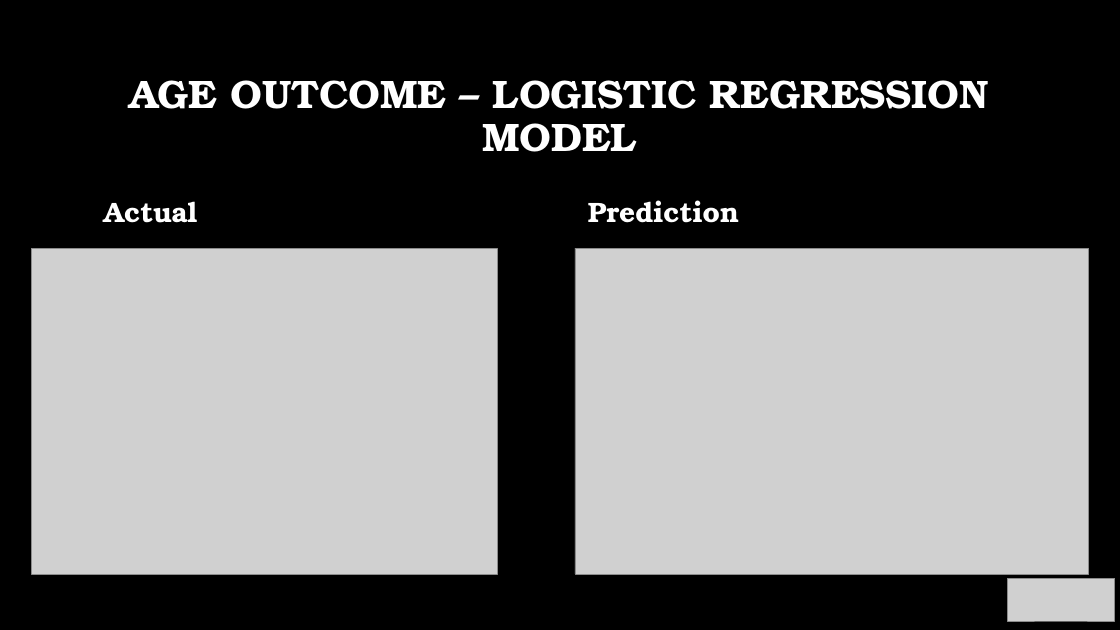
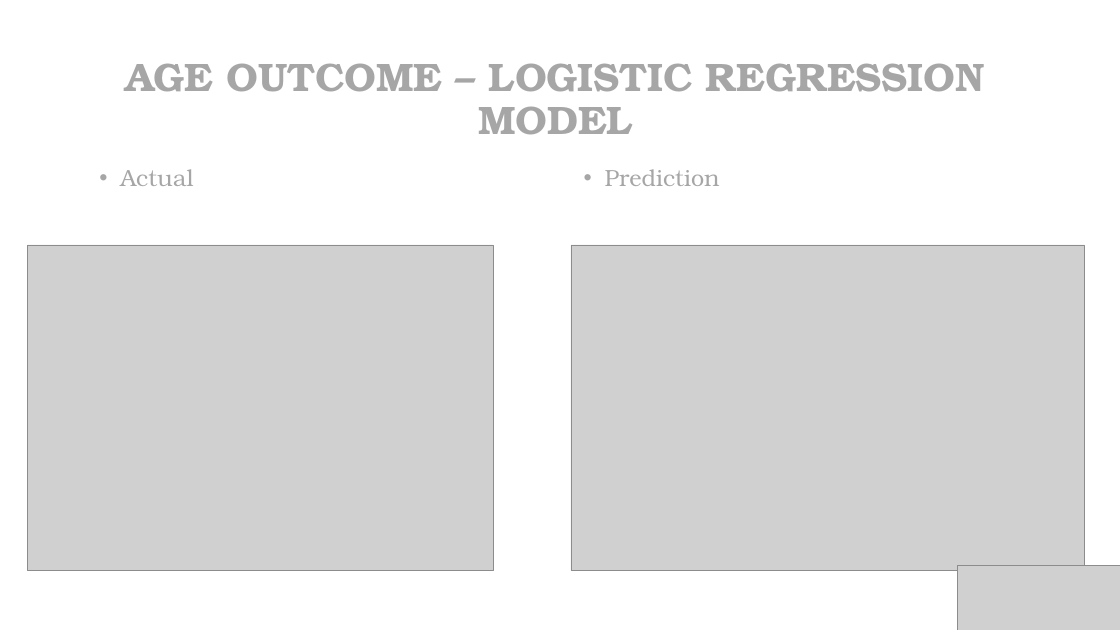
Before and after one commit to acollawn/Project_4, a slide deck: slide 13 of Predicting Diabetes.pptx. Drawn at 1120x630 pixels with LibreOffice and Linux fonts; fonts in the diff are those of the drawing; grey boxes stand for pictures; background and template pictures are left out. Boxes give left, top, right and bottom in pixels: in the first picture for what was removed or moved away, otherwise in the second. Text is boxed around its words. In the diff, an @@ line names an element or a change of style, - is before the commit and + after.

```diff
--- a/Predicting Diabetes.pptx
+++ b/Predicting Diabetes.pptx
@@ rectangle added at box(0, 0, 1120, 630), fill #FFFFFF, outline #FFFFFF 1.5 pt @@
@@ text "AGE OUTCOME – LOGISTIC REGRESSION ..." at box(126, 63, 985, 135): text colour #FFFFFF to #A6A6A6; vertical alignment middle to top @@
@@ text "Actual" at box(120, 169, 193, 186): size 24 to 20 pt, text colour #FFFFFF to #A6A6A6, bold off; bullet none to •; line spacing 1 to 1.2; vertical alignment bottom to top @@
@@ text "Prediction" at box(605, 169, 720, 186): size 24 to 20 pt, text colour #FFFFFF to #A6A6A6, bold off; bullet none to •; line spacing 1 to 1.2; vertical alignment bottom to top @@
@@ picture: place and size @@
-picture at box(31, 248, 497, 574)
+picture at box(28, 245, 493, 571)
@@ picture: place and size @@
-picture at box(576, 248, 1089, 574)
+picture at box(571, 245, 1085, 571)
@@ picture: place and size @@
-picture at box(1007, 578, 1115, 621)
+picture at box(958, 565, 1120, 630)
```
Also in this commit, not shown: 6 other slides changed, 15 slides added.
